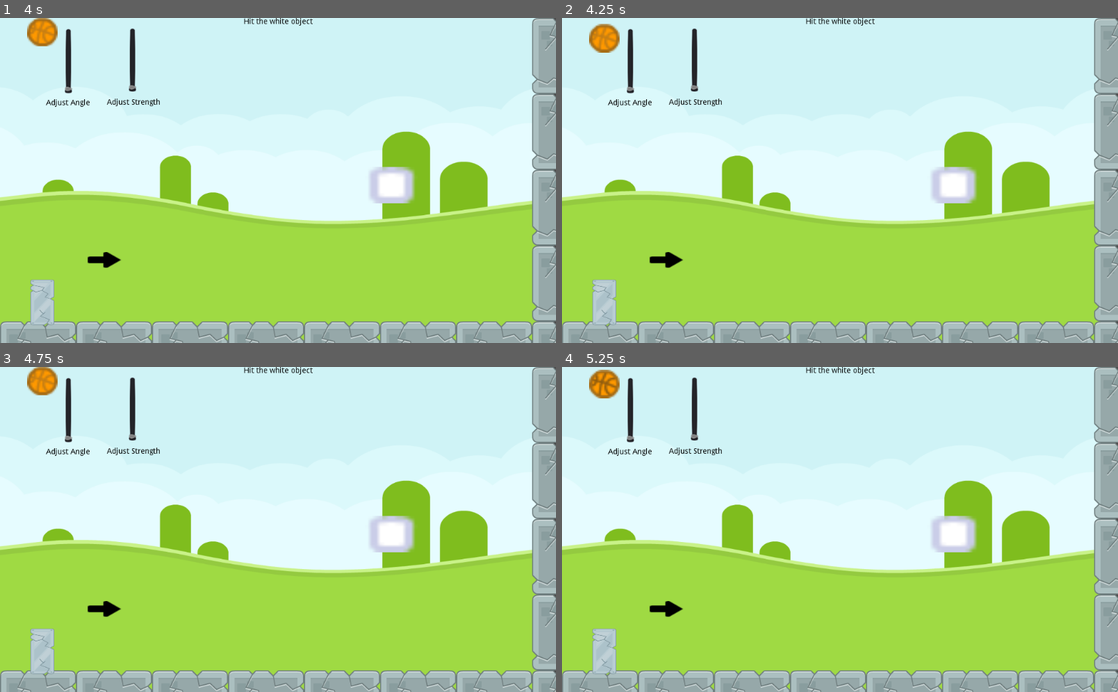
Above: before the commit, frames 1-4 (two rows, left to right).
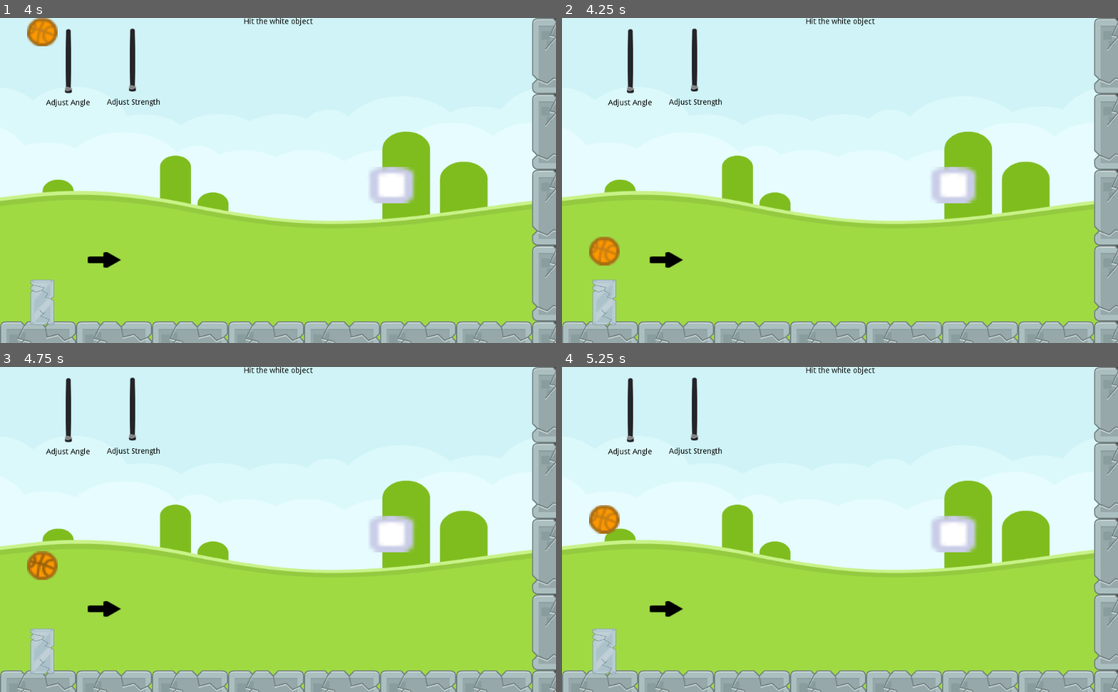
Above: after the commit, the same moments.

Repository: jdibble21/Simple-2D-Physics-Game
Game: Godot game, scene res://Level.tscn
Same seed, same stepped clock (60 frames per second), same inputs: the game is played once before the commit and once after it.
Inputs:
- Up to frame 1 (4 s): tap Space (launch) every 0.75 s from 0.6 to 3.6 s
- Up to frame 2 (4.25 s): tap R (reload_scene, bound only after the commit) at 4.15 s
- Up to frame 3 (4.75 s): tap Space (launch) at 4.35 s
- Up to frame 4 (5.25 s): tap Space (launch) at 5.1 s

Frame 1 is identical in both runs. In frame 2, 0.8% of the frame differs, in the area x 4-11%, y 1-77%; in frame 3, 0.8%; in frame 4, 0.8%, in the area x 4-11%, y 0-52%.

Commit message:
Adjust angle indicator accuracy

Diff:
--- a/HUD.gd
+++ b/HUD.gd
@@ -7,35 +7,56 @@
 	#$AngleArrow.rotation_degrees = 90
 	if value == 0:
 		$AngleArrow.rotation_degrees = -90
+	if value == 0.25:
+		$AngleArrow.rotation_degrees = -86.25
+	if value == 0.5:
+		$AngleArrow.rotation_degrees = -82.5
+	if value == 0.75:
+		$AngleArrow.rotation_degrees = -78.75
 	if value == 1:
-		$AngleArrow.rotation_degrees = -84
+		$AngleArrow.rotation_degrees = -75
+	if value == 1.25:
+		$AngleArrow.rotation_degrees = -71.25
+	if value == 1.50:
+		$AngleArrow.rotation_degrees = -67.5
+	if value == 1.75:
+		$AngleArrow.rotation_degrees = -63.75
 	if value == 2:
-		$AngleArrow.rotation_degrees = -78
+		$AngleArrow.rotation_degrees = -60
+	if value == 2.25:
+		$AngleArrow.rotation_degrees = -56.25
+	if value == 2.50:
+		$AngleArrow.rotation_degrees = -52.5
+	if value == 2.75:
+		$AngleArrow.rotation_degrees = -48.75
 	if value == 3:
-		$AngleArrow.rotation_degrees = -72
+		$AngleArrow.rotation_degrees = -45
+	if value == 3.25:
+		$AngleArrow.rotation_degrees = -41.25
+	if value == 3.50:
+		$AngleArrow.rotation_degrees = -37.5
+	if value == 3.75:
+		$AngleArrow.rotation_degrees = -33.75
 	if value == 4:
-		$AngleArrow.rotation_degrees = -66
+		$AngleArrow.rotation_degrees = -30
+	if value == 4.25:
+		$AngleArrow.rotation_degrees = -26.25
+	if value == 4.50:
+		$AngleArrow.rotation_degrees = -22.5
+	if value == 4.75:
+		$AngleArrow.rotation_degrees = -18.75
 	if value == 5:
-		$AngleArrow.rotation_degrees = -60
+		$AngleArrow.rotation_degrees = -15
+	if value == 5.25:
+		$AngleArrow.rotation_degrees = -11.25
+	if value == 5.50:
+		$AngleArrow.rotation_degrees = -7.5
+	if value == 5.75:
+		$AngleArrow.rotation_degrees = -3.75
 	if value == 6:
-		$AngleArrow.rotation_degrees = -54
-	if value == 7:
-		$AngleArrow.rotation_degrees = -48
-	if value == 8:
-		$AngleArrow.rotation_degrees = -42
-	if value == 9:
-		$AngleArrow.rotation_degrees = -36
-	if value == 10:
-		$AngleArrow.rotation_degrees = -30
-	if value == 11:
-		$AngleArrow.rotation_degrees = -24
-	if value == 12:
-		$AngleArrow.rotation_degrees = -18
-	if value == 13:
-		$AngleArrow.rotation_degrees = -12
-	if value == 14:
-		$AngleArrow.rotation_degrees = -6
-	if value == 15:
 		$AngleArrow.rotation_degrees = 0
-
+	if value == 6.25:
+		$AngleArrow.rotation_degrees = 0
+	if value == 6.50:
+		$AngleArrow.rotation_degrees = 0
 #1.5708
--- a/HUD.tscn
+++ b/HUD.tscn
@@ -27,7 +27,8 @@
 margin_top = 20.0
 margin_right = 120.616
 margin_bottom = 122.8
-max_value = 15.0
+max_value = 6.5
+step = 0.25
 script = ExtResource( 1 )
 __meta__ = {
 "_edit_use_anchors_": false
--- a/Player.gd
+++ b/Player.gd
@@ -3,19 +3,22 @@
 export var angle: float = 0
 
 func _process(delta):
-
 	if Input.is_action_just_pressed("launch"):
 		emit_signal("sleeping_state_changed")
 		strength = get_node("HUD/StrengthSlider").value
 		var vector_one = get_node("HUD/AngleSlider").value
+		print("vector one: " + str(vector_one))
+		print("strength: " + str(strength))
 		var direction = Vector2(vector_one,-1).normalized()
 		var velocity = direction * strength
+		print("velocity: " + str(velocity))
 		apply_impulse(Vector2.ZERO,velocity)
+	if Input.is_action_just_pressed("reload_scene"):
+		get_tree().reload_current_scene()
 
 func _integrate_forces(state):
 	set_scale(Vector2(-1, 1))
 
-
 func _on_Player_sleeping_state_changed():
 	if Input.is_action_just_pressed("launch"):
 		$AnimatedSprite.play("moving")
--- a/project.godot
+++ b/project.godot
@@ -30,6 +30,11 @@
 "events": [ Object(InputEventKey,"resource_local_to_scene":false,"resource_name":"","device":0,"alt":false,"shift":false,"control":false,"meta":false,"command":false,"pressed":false,"scancode":32,"unicode":0,"echo":false,"script":null)
  ]
 }
+reload_scene={
+"deadzone": 0.5,
+"events": [ Object(InputEventKey,"resource_local_to_scene":false,"resource_name":"","device":0,"alt":false,"shift":false,"control":false,"meta":false,"command":false,"pressed":false,"scancode":82,"unicode":0,"echo":false,"script":null)
+ ]
+}
 
 [rendering]
 
